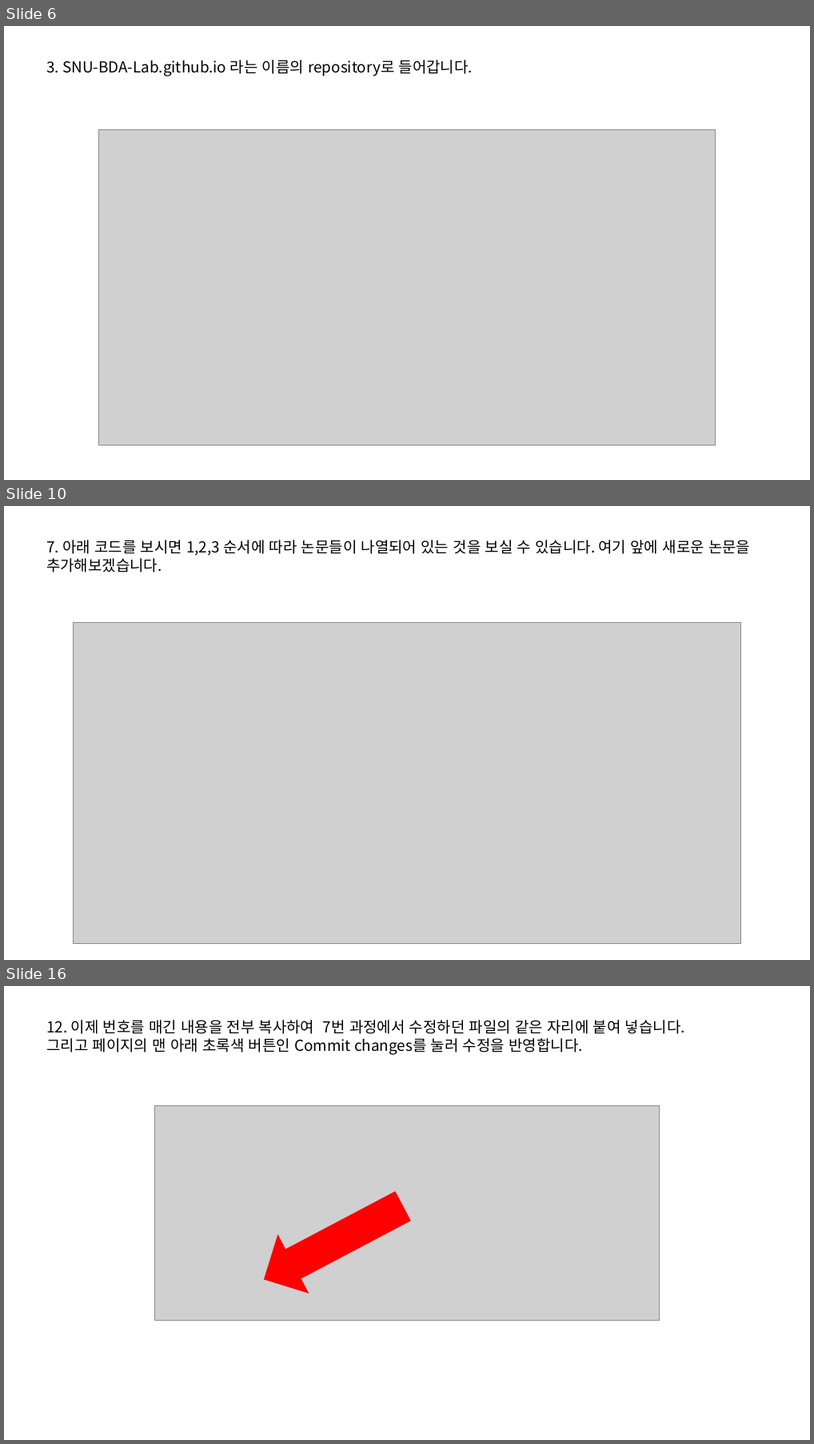
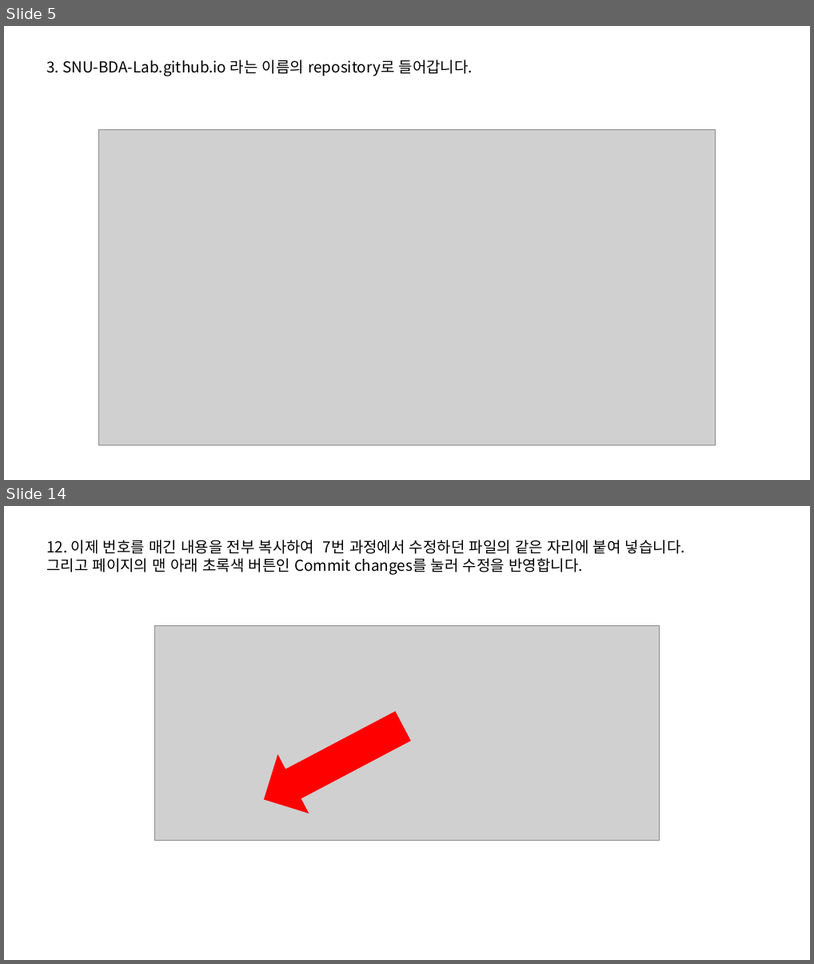
Before and after one commit to SNU-BDA-Lab/SNU-BDA-Lab.github.io, a slide deck: How_To_Use_Github_pages.pptx. Shown one above the other, each under a label of ours: slides 6, 10 and 16 before the commit, slides 5 and 14 after it; the slides between them are not shown. The pictures are 814x1444 and 814x964 pixels, drawn with LibreOffice and Linux fonts; fonts in the diff are those of the drawing; grey boxes stand for pictures. Boxes give left, top, right and bottom in pixels: in the first picture for what was removed or moved away, otherwise in the second. Text is boxed around its words. In the diff, an @@ line names an element or a change of style, - is before the commit and + after.

```diff
--- a/How_To_Use_Github_pages.pptx
+++ b/How_To_Use_Github_pages.pptx
@@ slide 10 removed at bbox=[4, 506, 810, 960], background #FFFFFF @@
@@ text removed at bbox=[46, 540, 750, 572] @@
-7. 아래 코드를 보시면 1,2,3 순서에 따라 논문들이 나열되어 있는 것을 보실 수 있습니다. 여기 앞에 새로운 논문을 추가해보겠습니다.
@@ picture removed at bbox=[73, 622, 742, 944] @@
@@ what was slide 6 is now slide 5 @@
@@ what was slide 16 is now slide 14 @@
```
Also in this commit, not shown: 5 slides changed, 5 slides added, 7 other slides removed, 1 other file.
